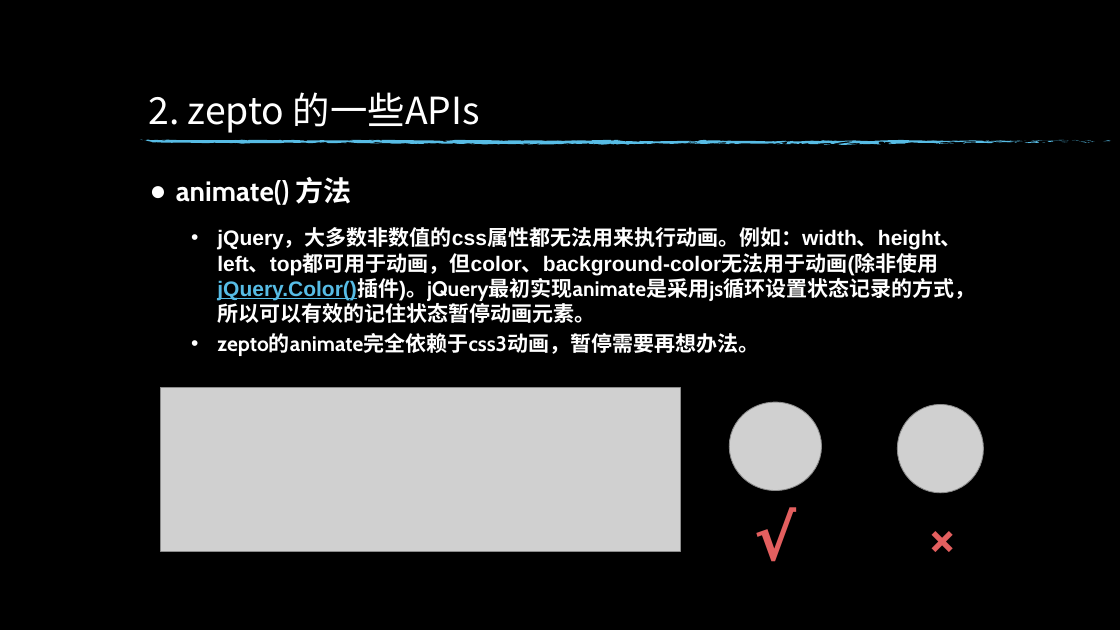
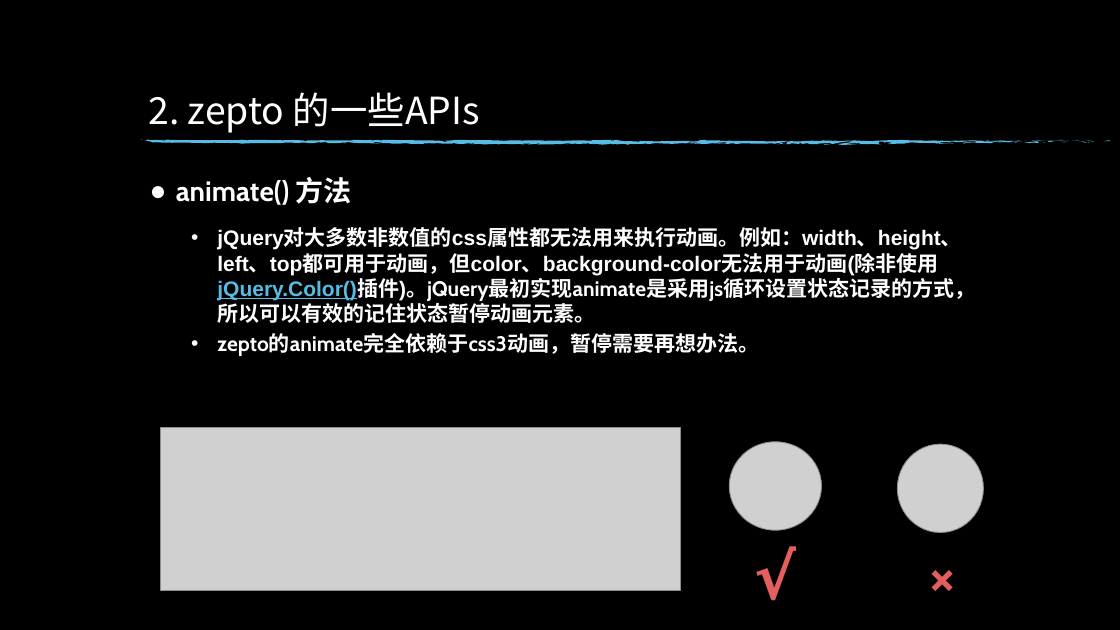
Before and after one commit to xiaotianxia/entern, a slide deck: slide 11 of dz-talk0904.pptx. Drawn at 1120x630 pixels with LibreOffice and Linux fonts; fonts in the diff are those of the drawing; grey boxes stand for pictures; background and template pictures are left out. Boxes give left, top, right and bottom in pixels: in the first picture for what was removed or moved away, otherwise in the second. Text is boxed around its words. In the diff, an @@ line names an element or a change of style, - is before the commit and + after.

```diff
--- a/dz-talk0904.pptx
+++ b/dz-talk0904.pptx
@@ text at bbox=[217, 229, 975, 323]: text changed @@
-• jQuery，大多数非数值的css属性都无法用来执行动画。例如：width、height、left、top都可用于动画，但color、background-color无法用于动画(除非使用jQuery.Color()插件)。jQuery最初实现animate是采用js循环设置状态记录的方式，所以可以有效的记住状态暂停动画元素。
+• jQuery对大多数非数值的css属性都无法用来执行动画。例如：width、height、left、top都可用于动画，但color、background-color无法用于动画(除非使用jQuery.Color()插件)。jQuery最初实现animate是采用js循环设置状态记录的方式，所以可以有效的记住状态暂停动画元素。
@@ 3 pictures, 2 texts: place and size @@
-3 pictures, 2 texts at bbox=[160, 388, 983, 578]
+3 pictures, 2 texts at bbox=[160, 428, 983, 618]
```
Also in this commit, not shown: 5 other slides changed.
